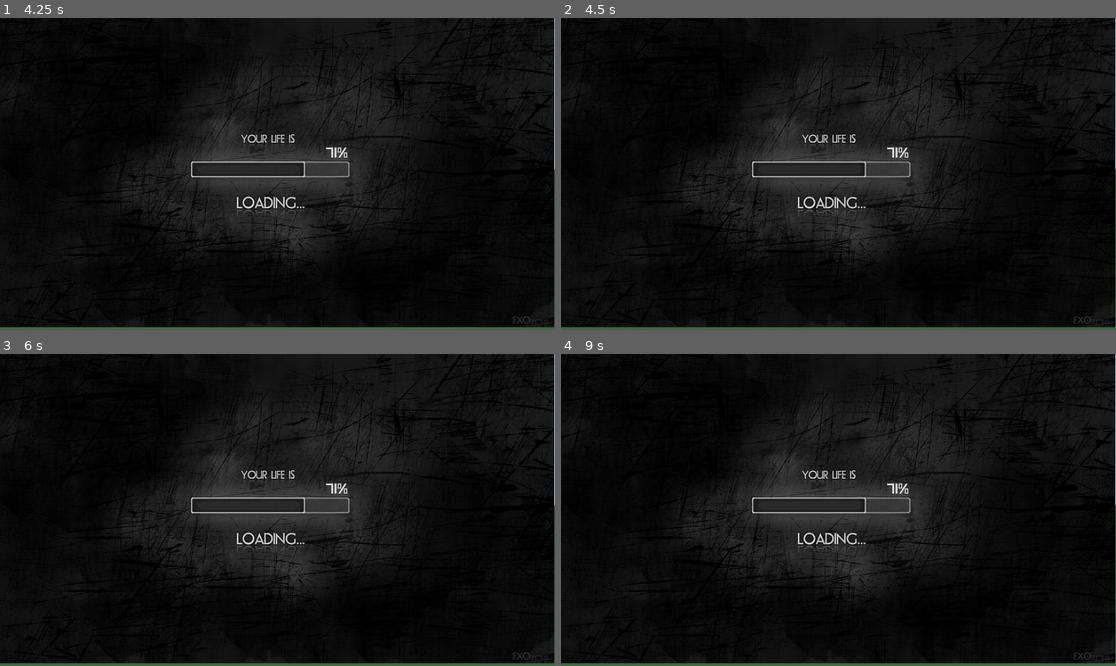
Above: before the commit, frames 1-4 (two rows, left to right).
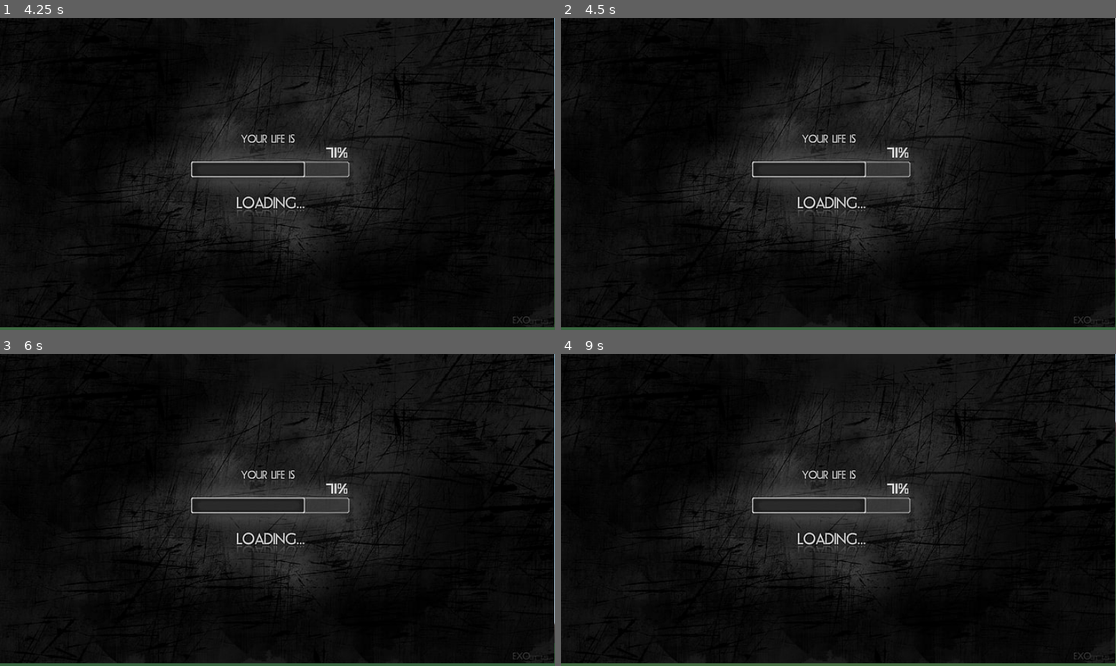
Above: after the commit, the same moments.

Repository: archiebh/RealLudumDareSerfs
Game: Godot game, scene res://Main.tscn
Two runs of this game, one before a commit and one after it. Both use one fixed random seed, a clock stepped at 60 frames per second and the inputs below. Sound files missing from this copy of the repository are replaced by a short silence.
Inputs (mouse positions are in pixels of both pictures, inside the frame that each line leads up to):
- Up to frame 1 (4.25 s): tap Enter at 0.5, 2, 3.5 s; move the mouse to (305, 174) at 0.52 s; hold W (forward) from 0.53 s (still down); tap Shift (crouch) at 0.6, 2.1, 3.6 s; tap Space (jump) at 0.77, 1.25, 1.52, 2.75, 3.02, 3.77 s; move the mouse to (249, 174) at 1.27 s; right-click (249, 174) at 1.35 s; move the mouse to (288, 167) at 2.02 s; move the mouse to (271, 180) at 2.77 s; right-click (271, 180) at 2.85 s; move the mouse to (316, 177) at 3.52 s; tap Escape (ui_cancel) at 4.15 s
- Up to frame 2 (4.5 s): tap Space (jump) at 4.25 s; move the mouse to (672, 127) at 4.27 s; release W (forward) at 4.28 s; hold A (left) from 4.28 s (still down); right-click (672, 127) at 4.35 s
- Up to frame 3 (6 s): tap Space (jump) at 4.52 s; move the mouse to (305, 510) at 5.02 s; release A (left) at 5.03 s; hold S (back) 5.03-5.78 s; tap Shift (crouch) at 5.1 s; move the mouse to (194, 432) at 5.77 s; hold D (right) from 5.78 s (still down); right-click (194, 432) at 5.85 s
- Up to frame 4 (9 s): tap Space (jump) at 6.02, 6.77, 7.52 s; move the mouse to (960, 494) at 6.52 s; release D (right) at 6.53 s; hold W (forward) 6.53-7.28 s; tap Shift (crouch) at 6.6, 8.1 s; move the mouse to (727, 525) at 7.27 s; hold D (right) 7.28-8.03 s; right-click (727, 525) at 7.35 s; move the mouse to (894, 441) at 8.02 s; hold S (back) 8.03-8.78 s; move the mouse to (810, 572) at 8.77 s; hold A (left) from 8.78 s (still down); right-click (810, 572) at 8.85 s

Frame 1 is identical in both runs. In frame 2, less than 0.1% of the frame differs, in the area x 99-100%, y 0-81%; in frame 3, less than 0.1%, in the area x 99-100%, y 37-93%; in frame 4, less than 0.1%.
Error in both runs: Attempt to call function 'get_node' in base 'null instance' on a null instance. (res://Visible)

Commit message:
SaveGame

Diff:
--- a/3dCC.gd
+++ b/3dCC.gd
@@ -26,6 +26,7 @@
 var walking = false
 onready var rustle = $Rustler
 onready var midtext = $HUD/Label2
+var sav
 
 var rng = RandomNumberGenerator.new()
 
@@ -33,6 +34,38 @@
 var passed = 0.4
 # Called when the node enters the scene tree for the first time.
 func _ready():
+	if get_tree().get_current_scene().get_name() == "Level1":
+		sav = savefile.new()
+		sav.lvl_name = "Level1.tscn"
+		ResourceSaver.save("user://serf_savegame.tres", sav)
+	elif get_tree().get_current_scene().get_name() == "Village1":
+		sav = savefile.new()
+		sav.lvl_name = "Village1.tscn"
+		ResourceSaver.save("user://serf_savegame.tres", sav)
+	elif get_tree().get_current_scene().get_name() == "Level2":
+		sav = savefile.new()
+		sav.lvl_name = "Level2.tscn"
+		ResourceSaver.save("user://serf_savegame.tres", sav)
+	elif get_tree().get_current_scene().get_name() == "Village2":
+		sav = savefile.new()
+		sav.lvl_name = "Village2.tscn"
+		ResourceSaver.save("user://serf_savegame.tres", sav)
+	elif get_tree().get_current_scene().get_name() == "Level3":
+		sav = savefile.new()
+		sav.lvl_name = "Level3.tscn"
+		ResourceSaver.save("user://serf_savegame.tres", sav)
+	elif get_tree().get_current_scene().get_name() == "Village3":
+		sav = savefile.new()
+		sav.lvl_name = "Village3.tscn"
+		ResourceSaver.save("user://serf_savegame.tres", sav)
+	elif get_tree().get_current_scene().get_name() == "Level4":
+		sav = savefile.new()
+		sav.lvl_name = "Level4.tscn"
+		ResourceSaver.save("user://serf_savegame.tres", sav)
+	elif get_tree().get_current_scene().get_name() == "Village0":
+		sav = savefile.new()
+		sav.lvl_name = "Home Village.tscn"
+		ResourceSaver.save("user://serf_savegame.tres", sav)
 	rng.randomize()
 	BushGetter.monitorable = false
 	Input.set_mouse_mode(Input.MOUSE_MODE_CAPTURED)
@@ -103,11 +136,6 @@
 		global.hidden = true
 	else:
 		global.hidden = false
-	if Input.is_action_just_pressed("ui_cancel"):
-			if Input.get_mouse_mode() == Input.MOUSE_MODE_VISIBLE:
-				Input.set_mouse_mode(Input.MOUSE_MODE_CAPTURED)
-			else:
-				Input.set_mouse_mode(Input.MOUSE_MODE_VISIBLE)
 
 	# Jump
 	if Input.is_action_pressed("jump") && on_floor && state != State.FALL && (frames == 0 || frames > JUMP_FRAMES + 1):
--- a/Scenes/Menu.tscn
+++ b/Scenes/Menu.tscn
@@ -2267,3 +2267,5 @@
 icon = ExtResource( 11 )
 
 [connection signal="area_entered" from="ENDZONE" to="ENDZONE" method="_on_ENDZONE_area_entered"]
+[connection signal="pressed" from="Camera/CanvasLayer/New Game" to="Camera" method="_on_New_Game_pressed"]
+[connection signal="pressed" from="Camera/CanvasLayer/Continue" to="Camera" method="_on_Continue_pressed"]
--- a/Scenes/MenuCam.gd
+++ b/Scenes/MenuCam.gd
@@ -4,7 +4,7 @@
 # Declare member variables here. Examples:
 # var a = 2
 # var b = "text"
-
+var sav
 onready var anim = $AnimationPlayer
 # Called when the node enters the scene tree for the first time.
 func _ready():
@@ -15,3 +15,15 @@
 # Called every frame. 'delta' is the elapsed time since the previous frame.
 #func _process(delta):
 #	pass
+
+
+func _on_New_Game_pressed():
+	get_tree().change_scene("res://Scenes/StartCutScene.tscn")
+	sav = savefile.new()
+	sav.lvl_name = "Home Village.tscn"
+	ResourceSaver.save("user://serf_savegame.tres", sav)
+
+
+func _on_Continue_pressed():
+	if ResourceLoader.exists("user://serf_savegame.tres"):
+		get_tree().change_scene( "res://Scenes/"+str( ResourceLoader.load("user://serf_savegame.tres").lvl_name ) )
--- a/global.gd
+++ b/global.gd
@@ -10,6 +10,7 @@
 var bar = 0
 var village_done = false
 var seenby = 0
+var current_level = "Home Village.tscn"
 # Declare member variables here. Examples:
 # var a = 2
 # var b = "text"
@@ -19,7 +20,9 @@
 func _ready():
 	pass # Replace with function body.
 
-
+func _process_input(delta):
+	if Input.is_action_just_pressed("ui_cancel"):
+		get_tree().quit()
 # Called every frame. 'delta' is the elapsed time since the previous frame.
 #func _process(delta):
 #	pass
--- a/project.godot
+++ b/project.godot
@@ -8,6 +8,16 @@
 
 config_version=4
 
+_global_script_classes=[ {
+"base": "Resource",
+"class": "savefile",
+"language": "GDScript",
+"path": "res://savefile.gd"
+} ]
+_global_script_class_icons={
+"savefile": ""
+}
+
 [application]
 
 config/name="RealSerf"
@@ -17,6 +27,7 @@
 [autoload]
 
 global="*res://global.gd"
+savef="*res://savefile.gd"
 
 [display]
 
--- /dev/null
+++ b/savefile.gd
@@ -0,0 +1,5 @@
+extends Resource
+
+class_name savefile
+
+export var lvl_name = "Home Village.tscn"
